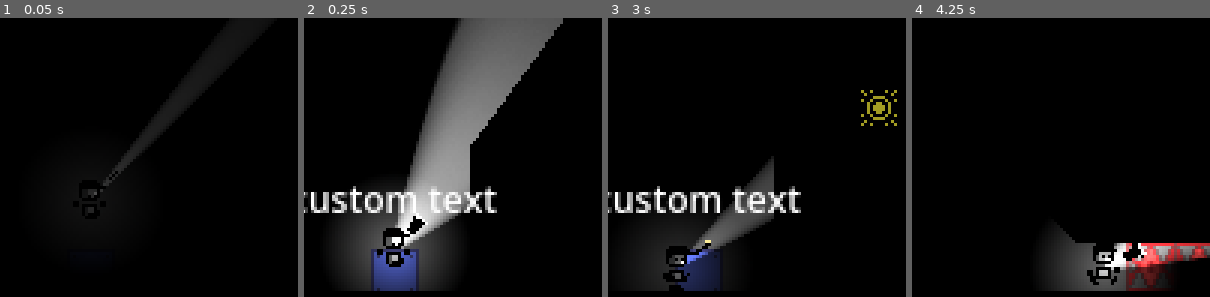
Above: before the commit, frames 1-4 (left to right).
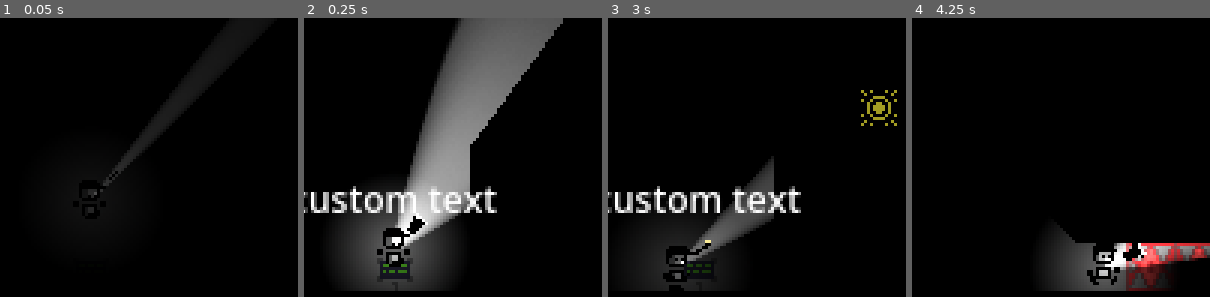
Above: after the commit, the same moments.

Repository: DylanPerry2098/ScreenTear
Game: Godot game, scene res://scenes/levels/test_room.tscn
Same seed, same stepped clock (60 frames per second), same inputs: the game is played once before the commit and once after it.
Inputs (mouse positions are % of the whole screen's width and height, from its top left):
- Up to frame 1 (0.05 s): no input
- Up to frame 2 (0.25 s): no input
- Up to frame 3 (3 s): move the mouse to (86, 32) at 0.52 s; hold D (move_right) 0.53-2.03 s; tap E (interact) at 0.6, 2.1 s; tap Space (jump) at 0.77, 1.52 s; move the mouse to (32, 46) at 1.27 s; tap F (turn_off_flashlight) at 1.35, 2.85 s; tap Enter at 2 s; move the mouse to (70, 8) at 2.02 s; hold A (move_left) 2.03-2.78 s; move the mouse to (51, 66) at 2.77 s; hold D (move_right) from 2.78 s (still down)
- Up to frame 4 (4.25 s): keep holding D (move_right); tap Space (jump) at 3.02, 3.5, 3.77 s; move the mouse to (96, 59) at 3.52 s; tap E (interact) at 3.6 s
The pictures show only the part of the screen within x 5-55%, y 50-100%; the shares and areas given below are measured in that part.

The runs differ from the first frame. In frame 2, 1.9% of the frame differs, in the area x 22-39%, y 82-98%; in frame 3, 1.6%; in frame 4, nothing differs.

Commit message:
Sign sprite added

Diff:
--- a/scenes/gizmos/sign.tscn
+++ b/scenes/gizmos/sign.tscn
@@ -1,7 +1,7 @@
 [gd_scene format=3 uid="uid://clc8hdjtr4js1"]
 
 [ext_resource type="Script" uid="uid://dsff3maju67cr" path="res://scripts/objects/sign.gd" id="1_drq56"]
-[ext_resource type="Texture2D" uid="uid://cimod6todc0ct" path="res://assets/physical_block.png" id="1_u7yem"]
+[ext_resource type="Texture2D" uid="uid://dh37ax66tmnvi" path="res://assets/sign.png" id="2_drq56"]
 
 [sub_resource type="CircleShape2D" id="CircleShape2D_i31h3"]
 radius = 12.0415945
@@ -12,7 +12,7 @@
 script = ExtResource("1_drq56")
 
 [node name="Sprite2D" type="Sprite2D" parent="." unique_id=662066544]
-texture = ExtResource("1_u7yem")
+texture = ExtResource("2_drq56")
 
 [node name="CollisionShape2D" type="CollisionShape2D" parent="." unique_id=2026349839]
 visible = false
Binary file changed: assets/plate_pressed.png
Not shown, added: assets/sign.png.import
